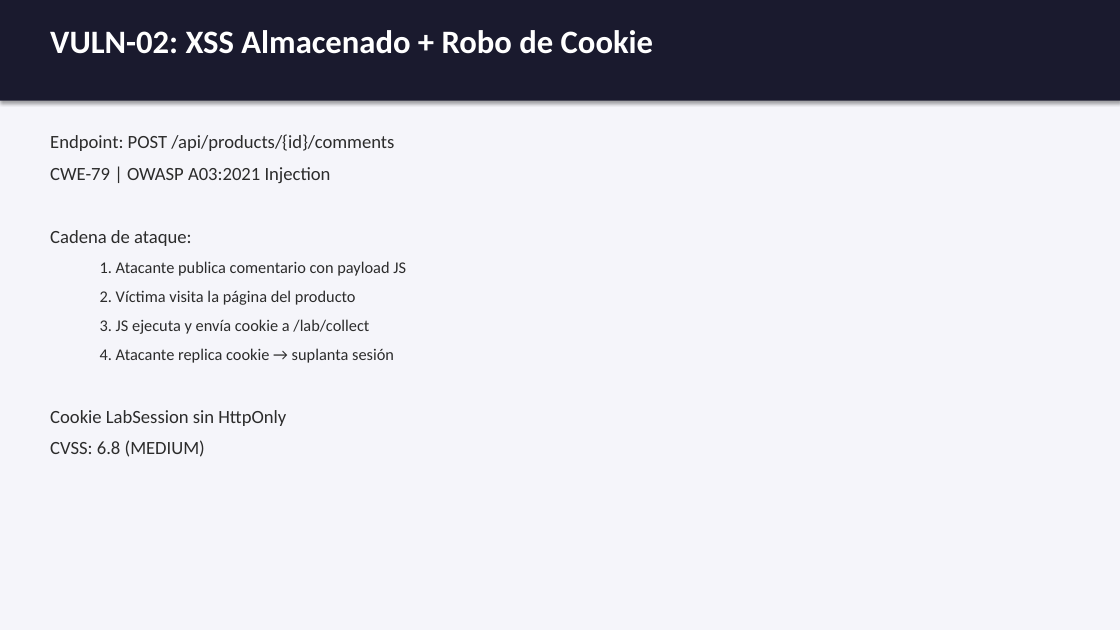
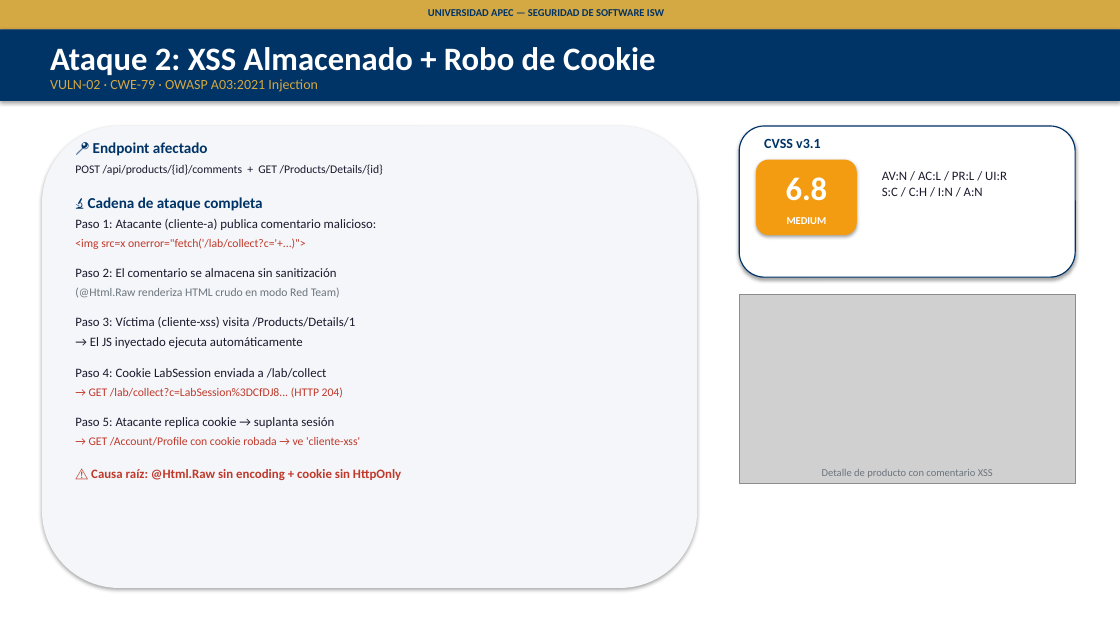
Before and after one commit to RainieryPeniaJrg/unapec-isw-mini-shop-security-lab, a slide deck: slide 8 of docs/fase1/presentacion-fase1-minishop.pptx. Drawn at 1120x630 pixels with LibreOffice and Linux fonts; fonts in the diff are those of the drawing; grey boxes stand for pictures. Boxes give left, top, right and bottom in pixels: in the first picture for what was removed or moved away, otherwise in the second. Text is boxed around its words. In the diff, an @@ line names an element or a change of style, - is before the commit and + after.

```diff
--- a/docs/fase1/presentacion-fase1-minishop.pptx
+++ b/docs/fase1/presentacion-fase1-minishop.pptx
@@ background #F5F5FA to #FFFFFF @@
@@ rectangle: place and size @@
-rectangle at [0, 0, 1120, 101]
+rectangle at [0, 0, 1120, 29]
@@ rectangle at [0, 0, 1120, 29]: fill #1A1A2E to #D4A843 @@
@@ rectangle added at [0, 29, 1120, 101], fill #003366 @@
@@ text added at [428, 9, 664, 16], 9 pt, text #003366, bold @@
+UNIVERSIDAD APEC — SEGURIDAD DE SOFTWARE ISW
@@ text at [50, 47, 655, 75]: text changed @@
-VULN-02: XSS Almacenado + Robo de Cookie
+Ataque 2: XSS Almacenado + Robo de Cookie
@@ text added at [50, 79, 318, 92], 12 pt, text #D4A843 @@
+VULN-02 · CWE-79 · OWASP A03:2021 Injection
@@ rounded rectangle added at [42, 126, 697, 588], fill #F4F6F9 @@
@@ text at [75, 142, 401, 480]: text changed; size 14 to 11 pt; text colour #2C2C2C to #1A1A2E @@
-Endpoint: POST /api/products/{id}/comments
-CWE-79 | OWASP A03:2021 Injection
-Cadena de ataque:
-  1. Atacante publica comentario con payload JS
-  2. Víctima visita la página del producto
-  3. JS ejecuta y envía cookie a /lab/collect
-  4. Atacante replica cookie → suplanta sesión
-Cookie LabSession sin HttpOnly
-CVSS: 6.8 (MEDIUM)
+📍 Endpoint afectado
+POST /api/products/{id}/comments + GET /Products/Details/{id}
+🔬 Cadena de ataque completa
+Paso 1: Atacante (cliente-a) publica comentario malicioso:
+<img src=x onerror="fetch('/lab/collect?c='+...)">
+Paso 2: El comentario se almacena sin sanitización
+(@Html.Raw renderiza HTML crudo en modo Red Team)
+Paso 3: Víctima (cliente-xss) visita /Products/Details/1
+→ El JS inyectado ejecuta automáticamente
+Paso 4: Cookie LabSession enviada a /lab/collect
+→ GET /lab/collect?c=LabSession%3DCfDJ8... (HTTP 204)
+Paso 5: Atacante replica cookie → suplanta sesión
+→ GET /Account/Profile con cookie robada → ve 'cliente-xss'
+⚠️ Causa raíz: @Html.Raw sin encoding + cookie sin HttpOnly
@@ rounded rectangle added at [739, 126, 1075, 277], fill #FFFFFF, outline #003366 1 pt @@
@@ text added at [764, 138, 821, 148], 12 pt, text #003366, bold @@
+CVSS v3.1
@@ rounded rectangle added at [756, 160, 857, 235], fill #F39C12 @@
@@ text added at [786, 177, 828, 201], 28 pt, text #FFFFFF, bold @@
+6.8
@@ text added at [882, 171, 1007, 196], 11 pt, text #1A1A2E @@
+AV:N / AC:L / PR:L / UI:R
+S:C / C:H / I:N / A:N
@@ text added at [787, 217, 827, 224], 9 pt, text #FFFFFF, bold @@
+MEDIUM
@@ picture added at [739, 294, 1075, 483] @@
@@ text added at [822, 469, 993, 478], 9 pt, text #6C757D @@
+Detalle de producto con comentario XSS
```
Also in this commit, not shown: 8 other slides changed, 10 slides added, 5 slides removed, 1 other file.
